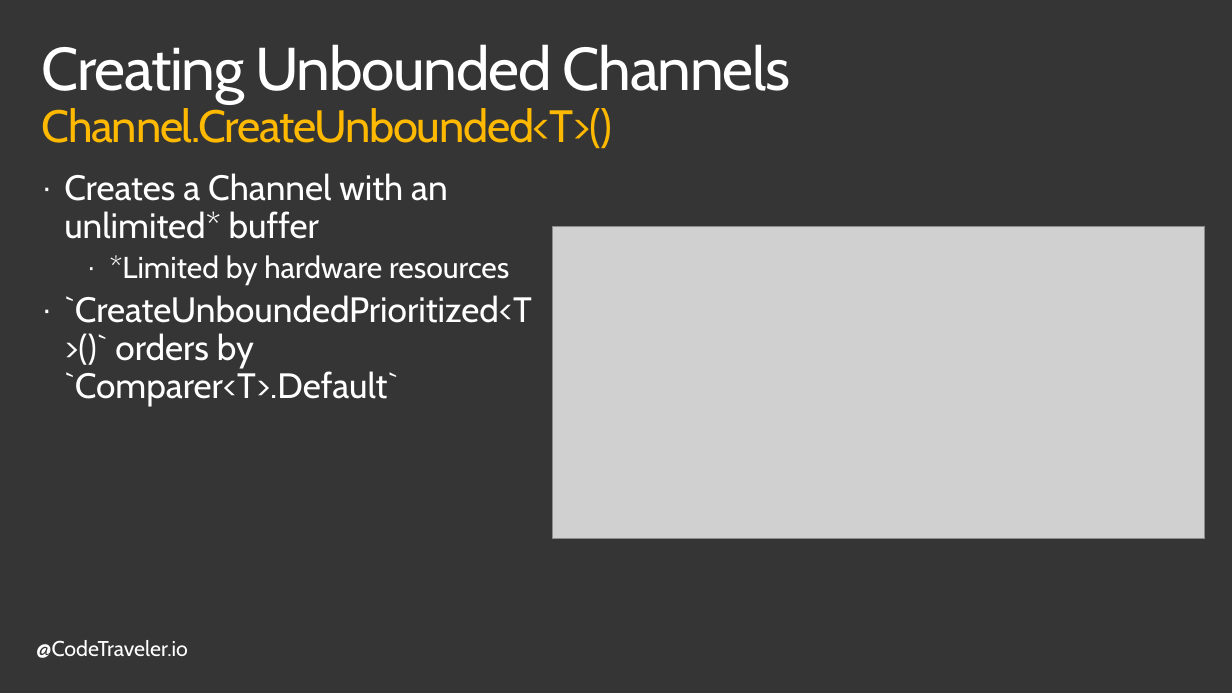
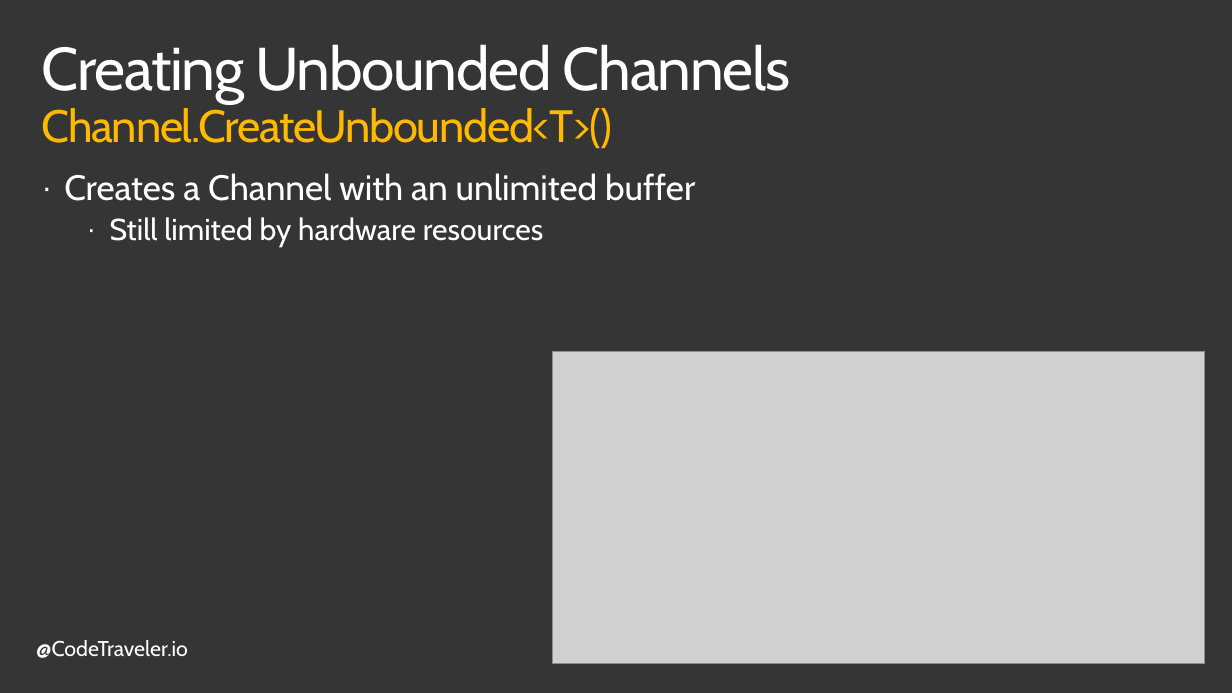
Before and after one commit to TheCodeTraveler/BecomeAnExpertWithAsyncAwait, a slide deck: slide 3 of 9. Channels/Channels.pptx (slide 6 before the commit). Drawn at 1232x693 pixels with LibreOffice and Linux fonts; fonts in the diff are those of the drawing; grey boxes stand for pictures; background and template pictures are left out. Boxes give left, top, right and bottom in pixels: in the first picture for what was removed or moved away, otherwise in the second. Text is boxed around its words. In the diff, an @@ line names an element or a change of style, - is before the commit and + after.

```diff
--- a/9. Channels/Channels.pptx
+++ b/9. Channels/Channels.pptx
@@ text at bbox=[64, 173, 695, 247]: text changed @@
-· Creates a Channel with an unlimited* buffer
-    · *Limited by hardware resources
-· `CreateUnboundedPrioritized<T>()` orders by `Comparer<T>.Default`
+· Creates a Channel with an unlimited buffer
+    · Still limited by hardware resources
@@ picture: place and size @@
-picture at bbox=[553, 226, 1205, 539]
+picture at bbox=[553, 351, 1205, 664]
```
Also in this commit, not shown: 7 other slides changed, 1 slide added, 6 slides removed.
